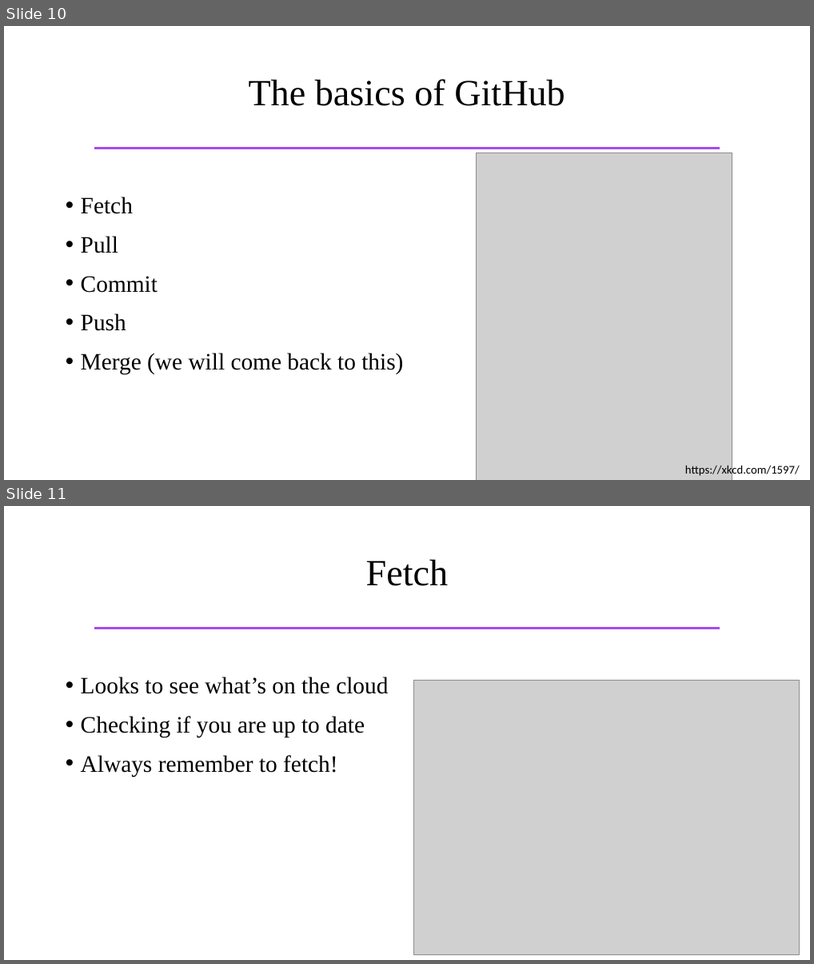
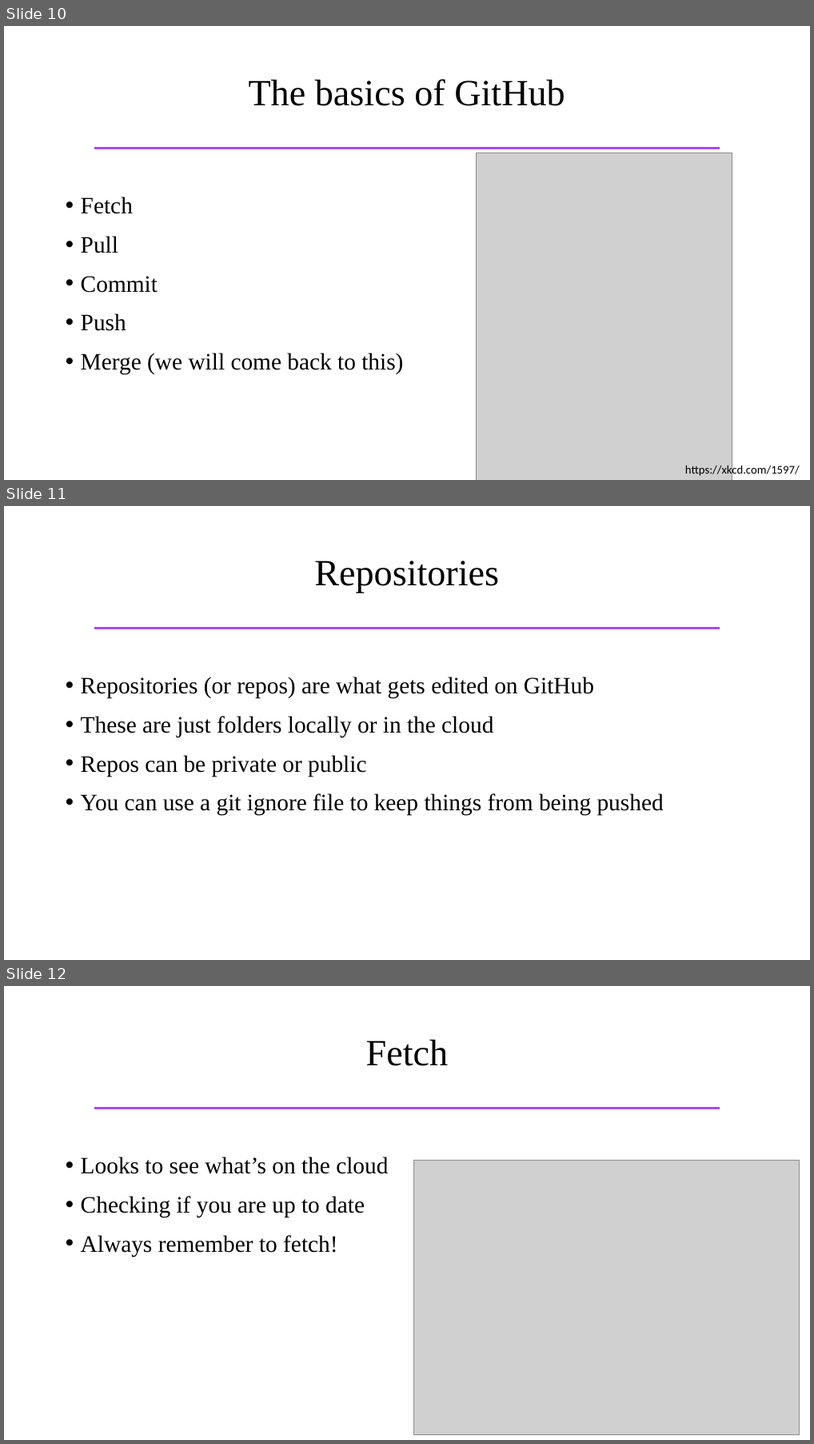
Before and after one commit to samhforbes/GitHub_Tools, a slide deck: GitHub_Tools.pptx. Shown one above the other, each under a label of ours: slides 10 and 11 before the commit, slides 10, 11 and 12 after it. The pictures are 814x964 and 814x1444 pixels, drawn with LibreOffice and Linux fonts; fonts in the diff are those of the drawing; grey boxes stand for pictures. Boxes give left, top, right and bottom in pixels: in the first picture for what was removed or moved away, otherwise in the second. Text is boxed around its words. In the diff, an @@ line names an element or a change of style, - is before the commit and + after.

```diff
--- a/GitHub_Tools.pptx
+++ b/GitHub_Tools.pptx
@@ slide 11 added at [4, 506, 810, 960], background #FFFFFF; not listed: 1 template element that a slide beside it also shows @@
@@ title added at [314, 560, 499, 593], 44 pt, text #000000 @@
+Repositories
@@ text added at [81, 676, 664, 815], 28 pt, text #000000 @@
+• Repositories (or repos) are what gets edited on GitHub
+• These are just folders locally or in the cloud
+• Repos can be private or public
+• You can use a git ignore file to keep things from being pushed
@@ what was slide 11 is now slide 12 @@
```
Also in this commit, not shown: 1 slide changed, 12 other slides added.
